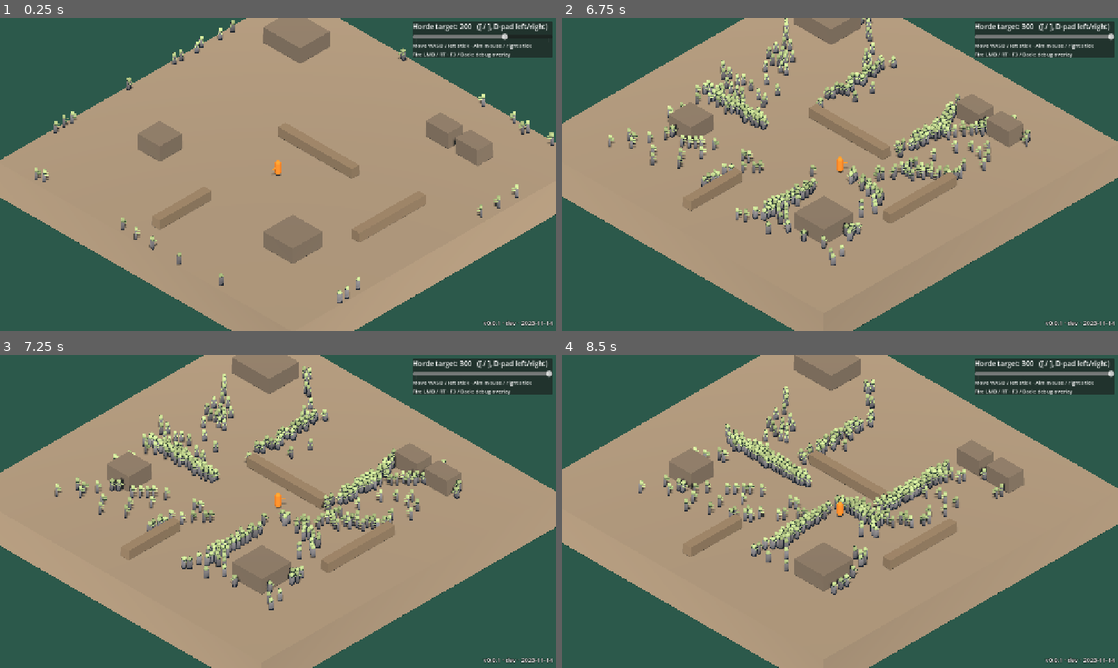
Above: before the commit, frames 1-4 (two rows, left to right).
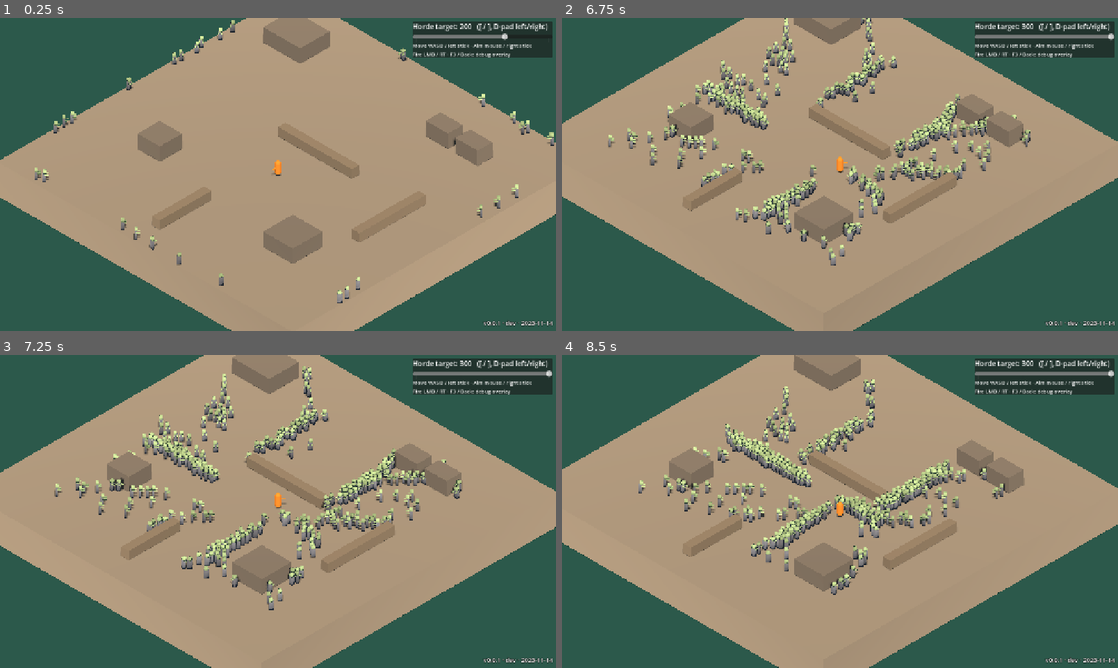
Above: after the commit, the same moments.

Repository: Twilightxc/DrownedCity
Game: Godot game, scene res://game/spikes/horde_spike.tscn
The game is run twice, just before and just after one commit, with the same random seed, the same clock (stepped at 60 frames per second) and the same inputs.
Inputs (mouse positions are in pixels of both pictures, inside the frame that each line leads up to):
- Up to frame 1 (0.25 s): no input
- Up to frame 2 (6.75 s): tap Enter at 0.5 s; move the mouse to (962, 158) at 0.52 s; press the mouse at (962, 158) at 0.53 s; hold D (move_right) 0.53-1.25 s; release the mouse at (962, 158) at 1.25 s; drag from (728, 190) to (812, 237) at 1.27 s; move the mouse to (895, 105) at 2.02 s; hold D (move_right) 2.03-2.75 s; hold ] (horde_more) 2.03-2.75 s; drag from (812, 237) to (673, 127) at 2.77 s; move the mouse to (1006, 221) at 3.52 s; hold A (move_left) 3.53-4.25 s; tap Alt at 3.6 s; drag from (673, 127) to (756, 96) at 4.27 s; move the mouse to (867, 174) at 5.02 s; press the mouse at (867, 174) at 5.03 s; hold S (move_down) 5.03-5.75 s; release the mouse at (867, 174) at 5.75 s; drag from (756, 96) to (728, 190) at 5.77 s; move the mouse to (962, 158) at 6.52 s; hold W (move_up) from 6.53 s (still down); hold ] (horde_more) from 6.53 s (still down)
- Up to frame 3 (7.25 s): keep holding W (move_up); keep holding ] (horde_more)
- Up to frame 4 (8.5 s): release W (move_up) at 7.25 s; release ] (horde_more) at 7.25 s; drag from (728, 527) to (812, 574) at 7.27 s; move the mouse to (895, 442) at 8.02 s; hold S (move_down) from 8.03 s (still down); tap Alt at 8.1 s

Frame 1 is identical in both runs. In frame 2, 0.1% of the frame differs, in the area x 8-85%, y 15-69%; in frame 3, 0.1%; in frame 4, 0.2%, in the area x 14-80%, y 18-62%.

Commit message:
Fix horde collision holes found in PR #2 review
- Hitscan: replace half-cell ray sampling with Amanatides-Woo grid
  traversal so a ray clipping only a wall cell's corner stops there
- Horde: clamp per-frame displacement (velocity + separation push) to
  0.45 cell so a dense pile can't shove an agent over a 1-cell wall
- Regression tests for both (corner shot, near-corner miss, 51-agent
  pile against a thin wall)

Co-Authored-By: Claude Opus 5.5 <noreply@anthropic.com>

Diff:
--- a/combat/hitscan.gd
+++ b/combat/hitscan.gd
@@ -1,8 +1,8 @@
 class_name Hitscan
 extends RefCounted
 ## Bullet ray vs. horde through the spatial hash (no physics engine).
-## Walks the ray in half-cell steps, tests agents in nearby cells once each,
-## stops at blocked cells, and returns hits ordered along the ray.
+## Walks every grid cell the ray crosses, tests agents in nearby cells once each,
+## stops at the first blocked cell, and returns hits ordered along the ray.
 
 var grid: NavGrid
 
@@ -33,12 +33,22 @@
 	var w: int = grid.width
 	var h: int = grid.height
 
-	var step: float = grid.cell_size * 0.5
+	# Grid traversal (Amanatides & Woo): visit every cell the ray crosses, in order,
+	# so a ray clipping only a wall's corner still stops there.
+	var cs: float = grid.cell_size
+	var c: Vector2i = grid.world_to_cell(from)
+	var step_x: int = 1 if dir.x > 0.0 else -1
+	var step_y: int = 1 if dir.y > 0.0 else -1
+	var t_delta_x: float = cs / absf(dir.x) if dir.x != 0.0 else INF
+	var t_delta_y: float = cs / absf(dir.y) if dir.y != 0.0 else INF
+	var next_x: float = grid.origin.x + (c.x + (1 if step_x > 0 else 0)) * cs
+	var next_y: float = grid.origin.y + (c.y + (1 if step_y > 0 else 0)) * cs
+	var t_max_x: float = (next_x - from.x) / dir.x if dir.x != 0.0 else INF
+	var t_max_y: float = (next_y - from.y) / dir.y if dir.y != 0.0 else INF
+
 	var end_t: float = max_range
-	var t: float = 0.0
+	var t: float = 0.0  # distance at which the ray entered cell c
 	while t <= end_t:
-		var p: Vector2 = from + dir * t
-		var c: Vector2i = grid.world_to_cell(p)
 		if grid.in_bounds(c) and grid.blocked[grid.index_of(c)] != 0:
 			end_t = t
 			break
@@ -56,7 +66,14 @@
 						_cand_agent.append(a)
 						_cand_t.append(along)
 					a = nexts[a]
-		t += step
+		if t_max_x < t_max_y:
+			t = t_max_x
+			t_max_x += t_delta_x
+			c.x += step_x
+		else:
+			t = t_max_y
+			t_max_y += t_delta_y
+			c.y += step_y
 
 	# Insertion sort: a handful of candidates per shot.
 	var n: int = _cand_agent.size()
--- a/combat/horde.gd
+++ b/combat/horde.gd
@@ -109,6 +109,8 @@
 	var attack_r2: float = config.attack_range * config.attack_range
 	var stop_r2: float = attack_r2 * 0.6
 	var turn: float = clampf(config.steering * delta, 0.0, 1.0)
+	var max_step: float = grid.cell_size * 0.45
+	var max_step2: float = max_step * max_step
 	var target_cell: Vector2i = Vector2i(floori((target.x - ox) * inv), floori((target.y - oy) * inv))
 
 	for a: int in count:
@@ -144,7 +146,12 @@
 
 		# Separation displaces directly (position-based) so it never builds up momentum.
 		var v: Vector2 = vel[a].lerp(desired, turn)
-		var np: Vector2 = p + v * delta + push * minf(sep_k * delta, 0.5)
+		var step: Vector2 = v * delta + push * minf(sep_k * delta, 0.5)
+		# Under half a cell per frame, so the destination-cell check can't skip a 1-cell wall
+		# (a dense pile summed ~1.7 m of push in one frame).
+		if step.length_squared() > max_step2:
+			step = step.normalized() * max_step
+		var np: Vector2 = p + step
 
 		# Slide along blocked cells one axis at a time.
 		var nx_cell: int = floori((np.x - ox) * inv)
--- a/tests/combat/test_hitscan.gd
+++ b/tests/combat/test_hitscan.gd
@@ -67,3 +67,22 @@
 	_rebuild()
 	_hitscan.cast(_horde, Vector2(0.5, 0.5), Vector2(1, 1), 25.0, 1, _hits)
 	assert_eq(_hits, PackedInt32Array([0]))
+
+
+func test_wall_corner_blocks_diagonal_shot() -> void:
+	# Regression (Copilot, PR #2): the ray clips only the corner of wall cell (3, 3);
+	# half-cell sampling at t = 0.5 / 1.0 lands in (2, 3) and (3, 2) and missed it.
+	_grid.set_blocked_rect(Rect2i(3, 3, 1, 1))
+	_horde.spawn(Vector2(5.5, 0.6))  # on the ray, behind the corner
+	_rebuild()
+	var travelled: float = _hitscan.cast(_horde, Vector2(2.5, 3.6), Vector2(1, -1), 25.0, 5, _hits)
+	assert_eq(_hits.size(), 0, "corner of the wall stops the bullet")
+	assert_lt(travelled, 1.0)
+
+
+func test_shot_just_past_corner_is_not_blocked() -> void:
+	_grid.set_blocked_rect(Rect2i(3, 3, 1, 1))
+	_horde.spawn(Vector2(5.4, 0.5))
+	_rebuild()
+	_hitscan.cast(_horde, Vector2(2.4, 3.5), Vector2(1, -1), 25.0, 5, _hits)
+	assert_eq(_hits, PackedInt32Array([0]), "passes 0.1 m beside the corner")
--- a/tests/combat/test_horde.gd
+++ b/tests/combat/test_horde.gd
@@ -90,3 +90,23 @@
 		xs.append(horde.positions[a].x)
 	xs.sort()
 	assert_eq(xs, [0.0, 2.0, 4.0] as Array[float])
+
+
+func test_dense_crowd_cannot_push_through_thin_wall() -> void:
+	# Regression (Copilot, PR #2): 50 neighbours summed a push of ~1.7 m in one frame,
+	# skipping over a 1-cell wall because only the destination cell was checked.
+	_grid = NavGrid.new(20, 20, 1.0, Vector2.ZERO)
+	_grid.set_blocked_rect(Rect2i(6, 0, 1, 20))
+	var horde: Horde = _horde(64)
+	for i: int in 50:
+		horde.spawn(Vector2(5.8, 5.5 + (i % 2) * 0.0001))
+	horde.spawn(Vector2(5.9, 5.5))
+	var target: Vector2 = Vector2(2.0, 5.5)
+	horde.recompute_flow([_grid.world_to_cell(target)] as Array[Vector2i])
+	for step: int in 30:
+		horde.update(1.0 / 60.0, target)
+		for a: int in horde.count:
+			if horde.positions[a].x >= 6.0:
+				fail_test("agent %d crossed the wall to x=%.2f at step %d" % [a, horde.positions[a].x, step])
+				return
+	pass_test("nobody crossed")
